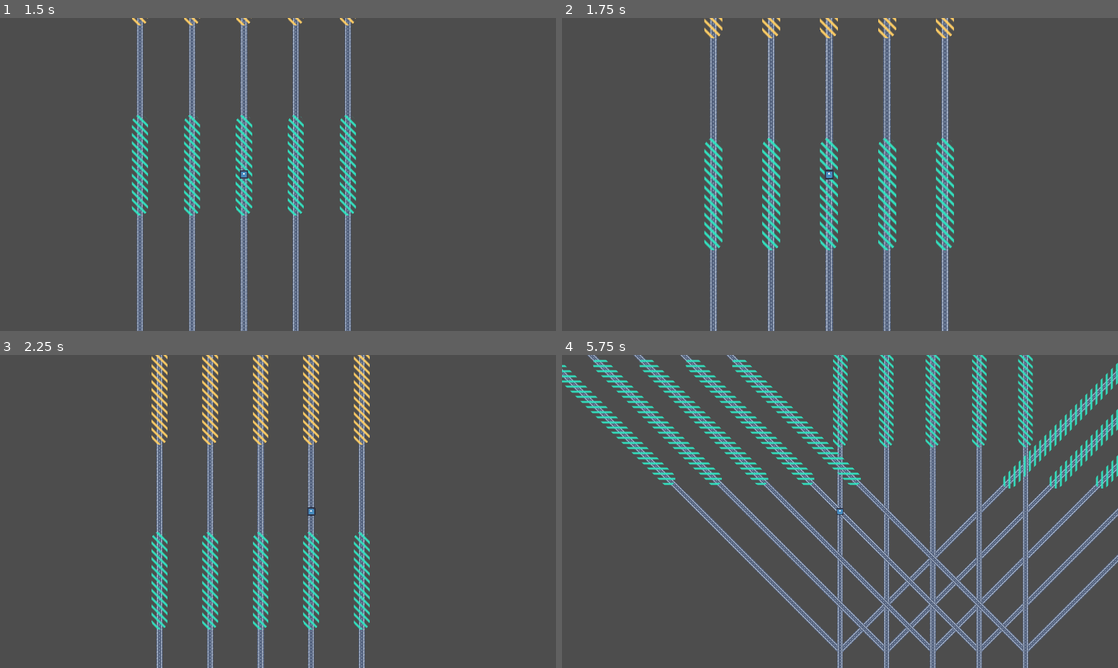
Above: before the commit, frames 1-4 (two rows, left to right).
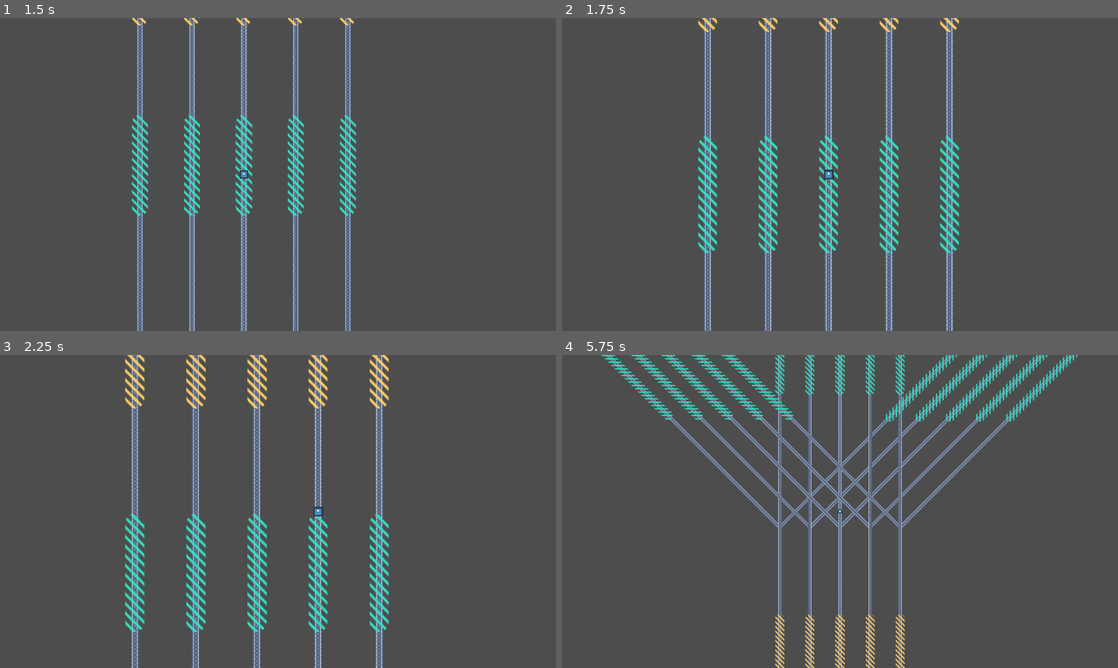
Above: after the commit, the same moments.

Repository: elpozewaunig/LanLinerReconciliation
Game: Godot game, scene res://scenes/main.tscn
Same seed, same stepped clock (60 frames per second), same inputs: the game is played once before the commit and once after it. The engine's default icon, where the game draws it, is replaced by a stand-in: a white triangle on a blue panel in a dark square.
Inputs:
- Up to frame 1 (1.5 s): hold Right (ui_right) 0.53-1.28 s; hold Left (ui_left) from 1.28 s (still down)
- Up to frame 2 (1.75 s): keep holding Left (ui_left)
- Up to frame 3 (2.25 s): release Left (ui_left) at 2.03 s; hold Right (ui_right) from 2.03 s (still down)
- Up to frame 4 (5.75 s): release Right (ui_right) at 2.78 s; hold Up (ui_up) 2.78-3.53 s; hold Left (ui_left) from 3.53 s (still down)

Frame 1 is identical in both runs. In frame 2, 10% of the frame differs, in the area x 24-72%, y 0-100%; in frame 3, 16%; in frame 4, 26%, in the area x 0-100%, y 0-100%.

Commit message:
Sinnvollere Werte :P

Diff:
--- a/scripts/Player.gd
+++ b/scripts/Player.gd
@@ -5,8 +5,8 @@
 @onready var paths = game_manager.get_node("root")
 
 @export var default_speed : int = 500
-@export var slow_speed : int = 300
-@export var fast_speed : int = 700
+@export var slow_speed : int = 200
+@export var fast_speed : int = 1000
 var speed = 0
 
 var zoom_fact = 0.001
@@ -48,6 +48,7 @@
 				if speed < slow_speed:
 					speed = slow_speed
 
+	# If the player is not in a section, accelerate/decelerate to regular speed
 	if !is_in_section:
 
 		if speed < default_speed:
@@ -59,9 +60,6 @@
 			speed -= delta * 500
 			if speed < default_speed:
 				speed = default_speed
-
-	else:
-		is_in_section = false
 
 	# Calculate progress along path according to speed
 	var change = delta * speed * tick_speed
